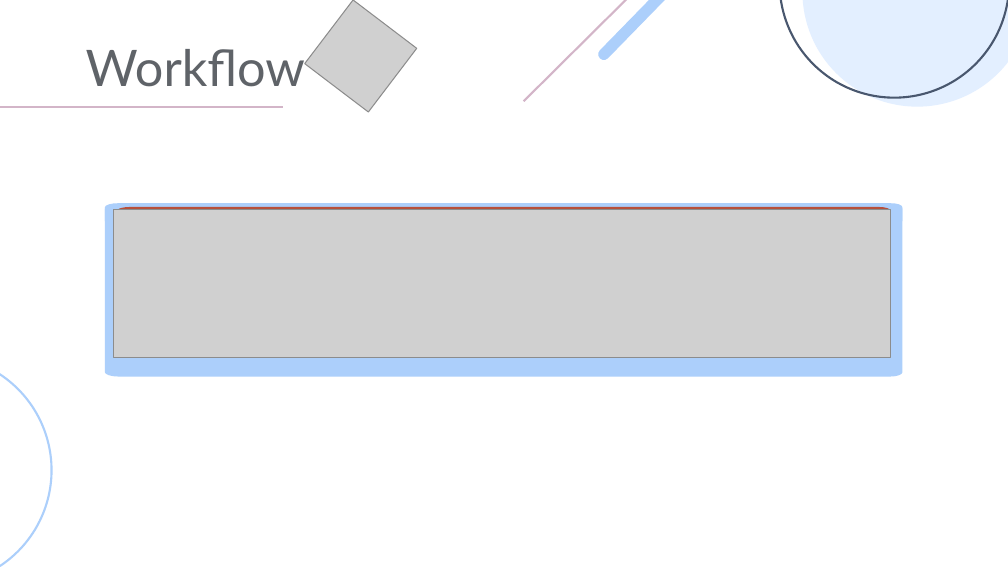
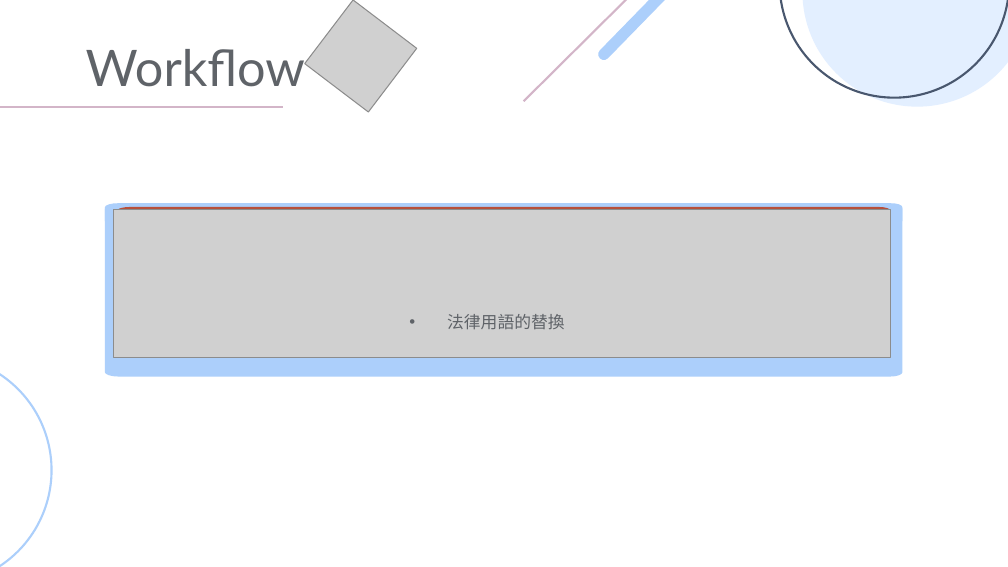
Before and after one commit to PeterWolf-tw/NTNU_TextProcessing_2020, a slide deck: slide 6 of week14/Project_deadline.pptx. Drawn at 1008x567 pixels with LibreOffice and Linux fonts; fonts in the diff are those of the drawing; grey boxes stand for pictures. Boxes give left, top, right and bottom in pixels: in the first picture for what was removed or moved away, otherwise in the second. Text is boxed around its words. In the diff, an @@ line names an element or a change of style, - is before the commit and + after.

```diff
--- a/week14/Project_deadline.pptx
+++ b/week14/Project_deadline.pptx
@@ text added at box(447, 314, 564, 329), 12 pt, text #5F6368 @@
+• 法律用語的替換
```
Also in this commit, not shown: 2 slides added.
